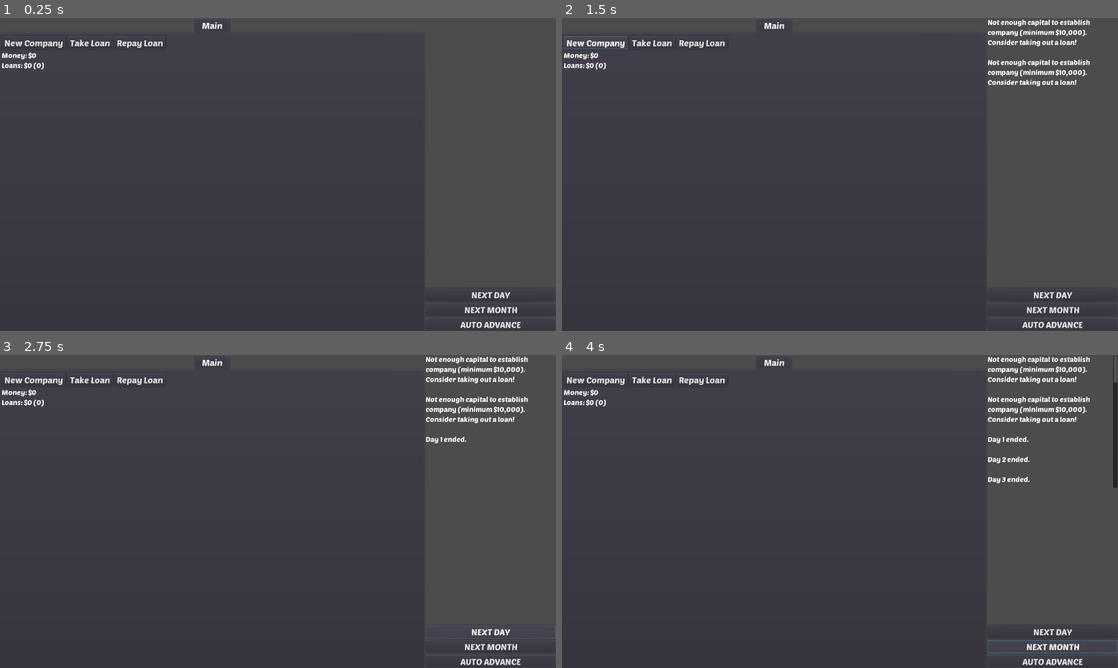
Above: before the commit, frames 1-4 (two rows, left to right).
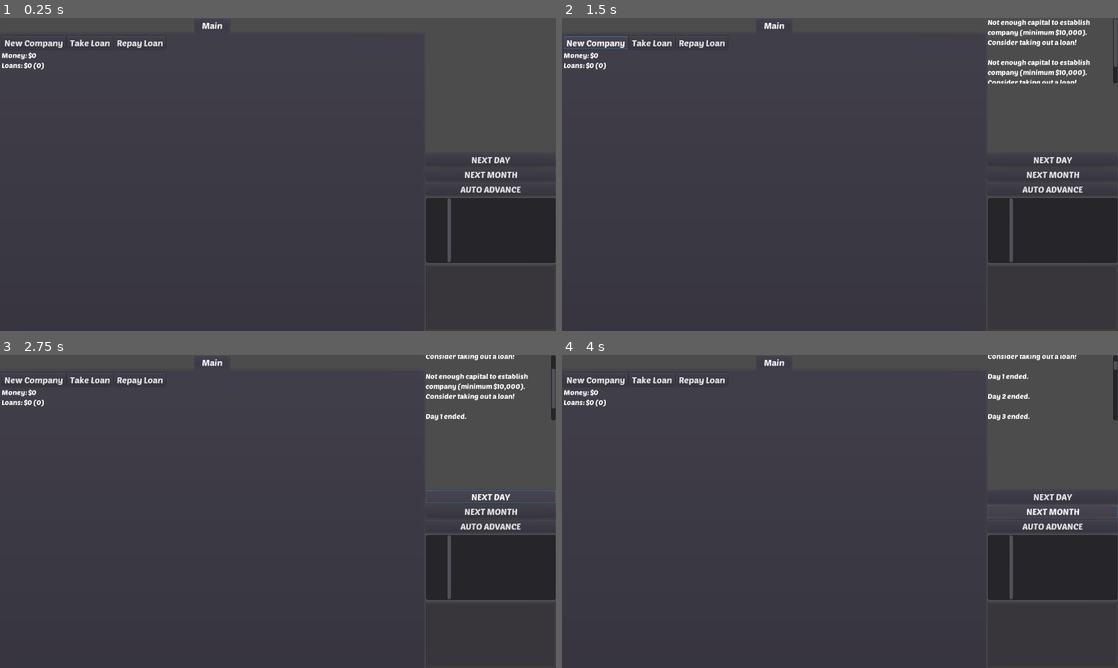
Above: after the commit, the same moments.

Repository: RetroIndieJosh/company-sim
Game: Godot game, scene res://scenes/Game.tscn
Same seed, same stepped clock (60 frames per second), same inputs: the game is played once before the commit and once after it.
Inputs:
- Up to frame 1 (0.25 s): no input
- Up to frame 2 (1.5 s): click "New Company" at 0.5 s; click "New Company" at 1.25 s
- Up to frame 3 (2.75 s): click "NEXT DAY" at 2 s
- Up to frame 4 (4 s): click "NEXT DAY" at 2.75 s; click "NEXT MONTH" at 3.5 s

The runs differ from the first frame. In frame 1, 5.5% of the frame differs, in the area x 76-100%, y 44-100%; in frame 2, 5.7%; in frame 3, 7.7%, in the area x 76-100%, y 0-100%; in frame 4, 7.5%.

Commit message:
Auto advance slider and progress bar

Diff:
--- a/scenes/Game.tscn
+++ b/scenes/Game.tscn
@@ -66,12 +66,12 @@
 
 [node name="Main" type="ScrollContainer" parent="Output"]
 margin_right = 300.0
-margin_bottom = 307.0
+margin_bottom = 151.0
 size_flags_vertical = 3
 
 [node name="Text" type="Label" parent="Output/Main"]
 margin_right = 300.0
-margin_bottom = 307.0
+margin_bottom = 151.0
 rect_min_size = Vector2( 300, 0 )
 size_flags_horizontal = 3
 size_flags_vertical = 3
@@ -79,34 +79,52 @@
 autowrap = true
 
 [node name="Info" type="Label" parent="Output"]
-margin_top = 311.0
+margin_top = 155.0
 margin_right = 300.0
-margin_bottom = 618.0
+margin_bottom = 307.0
 rect_min_size = Vector2( 300, 0 )
 size_flags_vertical = 3
 custom_fonts/font = ExtResource( 2 )
 
 [node name="Next Day" type="Button" parent="Output"]
-margin_top = 622.0
+margin_top = 311.0
 margin_right = 300.0
-margin_bottom = 652.0
+margin_bottom = 341.0
 custom_fonts/font = ExtResource( 1 )
 text = "NEXT DAY"
 
 [node name="Next Month" type="Button" parent="Output"]
-margin_top = 656.0
+margin_top = 345.0
 margin_right = 300.0
-margin_bottom = 686.0
+margin_bottom = 375.0
 custom_fonts/font = ExtResource( 1 )
 text = "NEXT MONTH"
 
 [node name="Auto Advance" type="Button" parent="Output"]
-margin_top = 690.0
+margin_top = 379.0
 margin_right = 300.0
-margin_bottom = 720.0
+margin_bottom = 409.0
 custom_fonts/font = ExtResource( 1 )
 toggle_mode = true
 text = "AUTO ADVANCE"
+
+[node name="Auto Advance Speed" type="HScrollBar" parent="Output"]
+margin_top = 413.0
+margin_right = 300.0
+margin_bottom = 564.0
+size_flags_vertical = 3
+max_value = 30.0
+step = 5.0
+value = 5.0
+rounded = true
+
+[node name="Auto Advance Progress" type="ProgressBar" parent="Output"]
+margin_top = 568.0
+margin_right = 300.0
+margin_bottom = 720.0
+size_flags_vertical = 3
+custom_colors/font_color = Color( 0, 0, 0, 0 )
+max_value = 1.0
 
 [connection signal="pressed" from="Tabs/Main/Buttons/New Company" to="." method="_on_New_Company_pressed"]
 [connection signal="pressed" from="Tabs/Main/Buttons/Take Loan" to="." method="_on_Take_Loan_pressed"]
@@ -114,3 +132,4 @@
 [connection signal="pressed" from="Output/Next Day" to="." method="_on_Next_Day_pressed"]
 [connection signal="pressed" from="Output/Next Month" to="." method="_on_Next_Month_pressed"]
 [connection signal="toggled" from="Output/Auto Advance" to="." method="_on_Auto_Advance_toggled"]
+[connection signal="value_changed" from="Output/Auto Advance Speed" to="." method="_on_HScrollBar_value_changed"]
--- a/scripts/Game.gd
+++ b/scripts/Game.gd
@@ -5,12 +5,14 @@
 const CREDIT_MIN = 200
 const CREDIT_MAX = 800
 
-onready var tabs = $"Tabs"
+onready var auto_advance_button = $"Output/Auto Advance"
+onready var auto_advance_progress = $"Output/Auto Advance Progress"
 onready var display_container = $"Output/Main"
 onready var display = $"Output/Main/Text"
+onready var main_info = $"Tabs/Main/Info"
 onready var person_info = $"Output/Info"
 onready var prefab_company = preload("res://scenes/Company.tscn")
-onready var main_info = $"Tabs/Main/Info"
+onready var tabs = $"Tabs"
 
 var company_cost = 10000
 var loan_amount = 50000
@@ -27,6 +29,7 @@
 
 var auto_advance = false
 var elapsed = 0.0
+var sec_per_day = 5
 
 class Loan:
         const APR_MIN = 0.03
@@ -57,11 +60,13 @@
 func _process(delta):
         main_info.text = "Money: $" + comma_sep(money) + "\n"
         main_info.text += "Loans: $" + comma_sep(total_loans()) + " (" + comma_sep(len(loans)) + ")\n"
-        if auto_advance:
-                elapsed += delta
-                if elapsed > 5.0:
-                        elapsed -= 5.0
-                        end_day()
+        if not auto_advance:
+                return
+        elapsed += delta
+        auto_advance_progress.value = elapsed / sec_per_day
+        if elapsed > sec_per_day:
+                elapsed -= sec_per_day
+                end_day()
 
 func _ready():
         print("Output: ", $"Output")
@@ -210,3 +215,8 @@
 
 func _on_Auto_Advance_toggled(button_pressed):
         auto_advance = button_pressed
+        #auto_advance_button.disable = not auto_advance
+
+func _on_HScrollBar_value_changed(value):
+        sec_per_day = value + 1
+        auto_advance_button.text = "AUTO ADVANCE (%ds/day)" % sec_per_day
Not shown, changed: TODO.md
